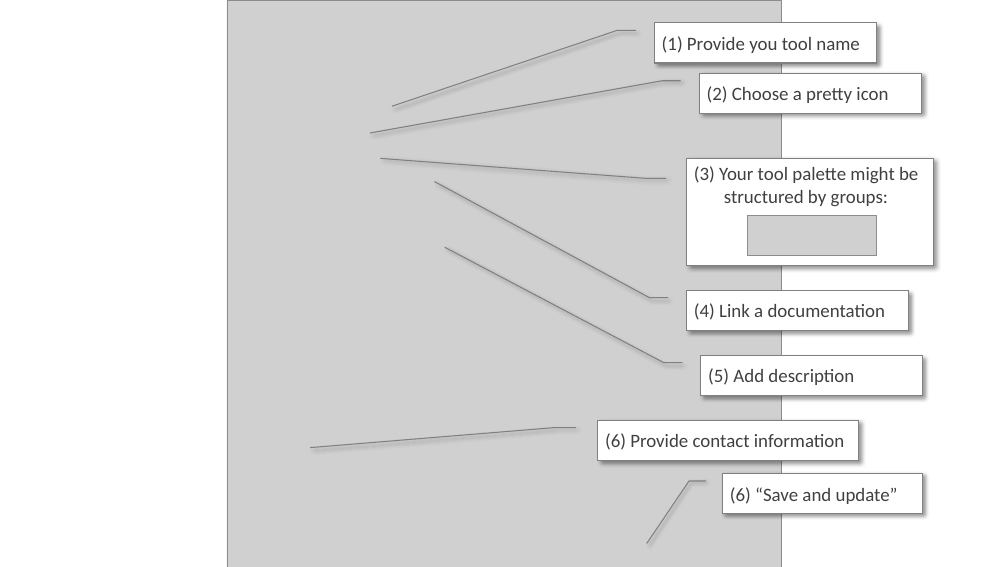
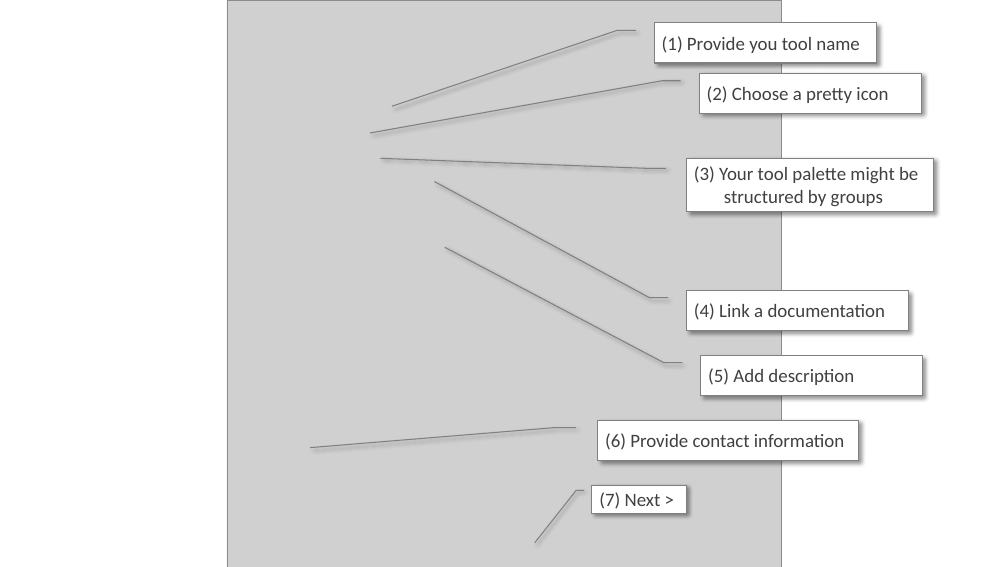
Before and after one commit to DLR-SL/CPACS_Seminar, a slide deck: slide 3 of ToolIntegration/dummyTools/wingModifier/documentation/toolIntegrationSettings.pptx (slide 2 before the commit). Drawn at 1008x567 pixels with LibreOffice and Linux fonts; fonts in the diff are those of the drawing; grey boxes stand for pictures. Boxes give left, top, right and bottom in pixels: in the first picture for what was removed or moved away, otherwise in the second. Text is boxed around its words. In the diff, an @@ line names an element or a change of style, - is before the commit and + after.

Commit message:
improve tool documentation

```diff
--- a/ToolIntegration/dummyTools/wingModifier/documentation/toolIntegrationSettings.pptx
+++ b/ToolIntegration/dummyTools/wingModifier/documentation/toolIntegrationSettings.pptx
@@ border callout "(3) Your tool palette might ..." resized from (x1=687, y1=158, x2=933, y2=265) to (x1=687, y1=158, x2=933, y2=212) @@
@@ text in border callout at (x1=694, y1=166, x2=918, y2=206): text changed @@
-(3) Your tool palette might be structured by groups:
+(3) Your tool palette might be structured by groups
@@ picture removed at (x1=748, y1=216, x2=877, y2=255) @@
@@ border callout removed at (x1=723, y1=473, x2=923, y2=513) @@
-(6) “Save and update”
@@ border callout added at (x1=592, y1=485, x2=687, y2=514), fill #FFFFFF, outline #808080 1 pt, 18 pt, text #404040 @@
+(7) Next >
```
Also in this commit, not shown: 6 other slides changed, 2 slides added, 1 slide removed, 5 other files.
